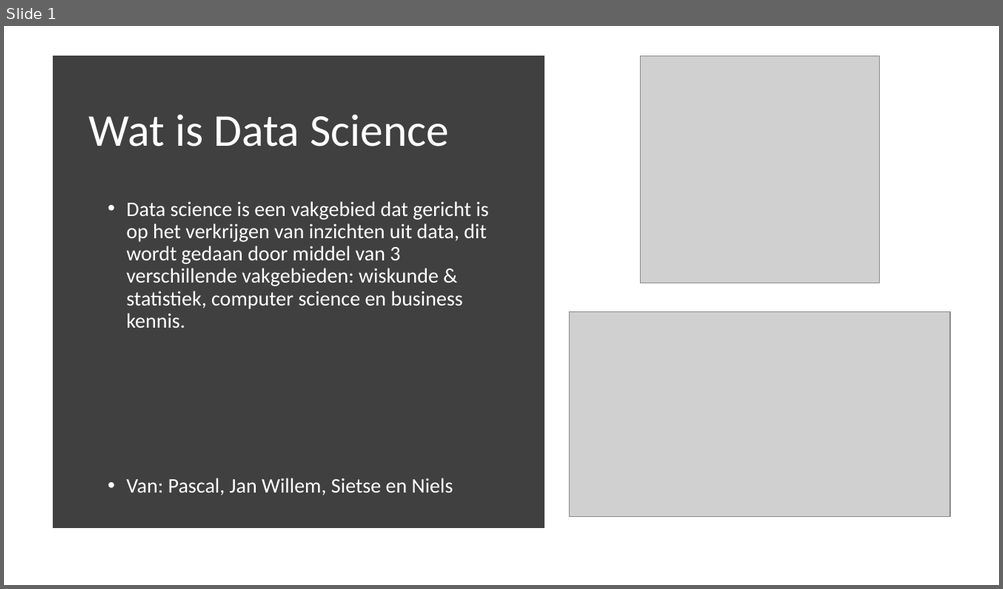
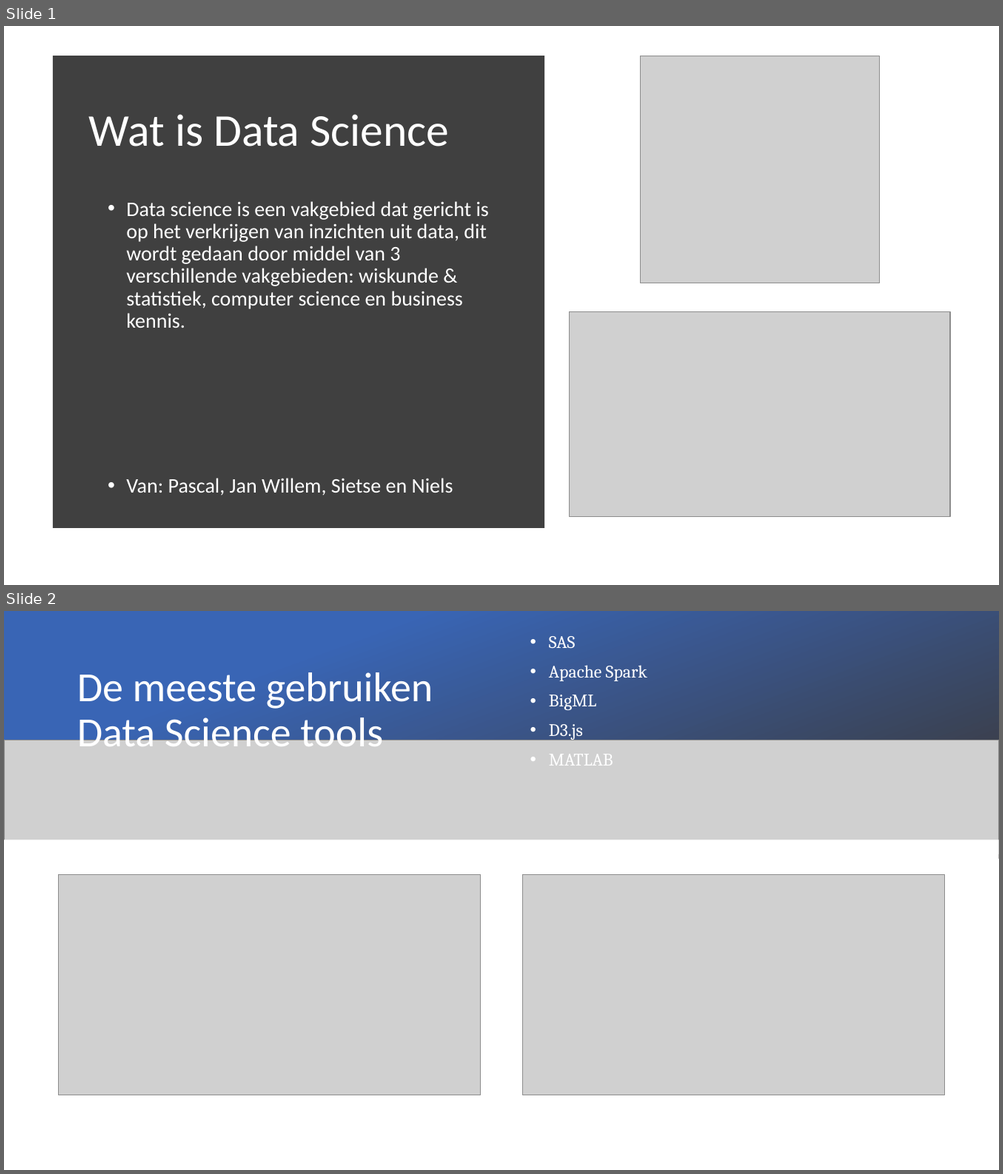
Before and after one commit to NielsKloosAvans/DataSciencePortfolio, a slide deck: Wat is Data Science.pptx. Shown one above the other, each under a label of ours: slide 1 before the commit, slides 1 and 2 after it. The pictures are 1003x589 and 1003x1174 pixels, drawn with LibreOffice and Linux fonts; fonts in the diff are those of the drawing; grey boxes stand for pictures. Boxes give left, top, right and bottom in pixels: in the first picture for what was removed or moved away, otherwise in the second. Text is boxed around its words. In the diff, an @@ line names an element or a change of style, - is before the commit and + after.

Commit message:
assignment 2 toegevoegd

```diff
--- a/Wat is Data Science.pptx
+++ b/Wat is Data Science.pptx
@@ slide 2 added at box(4, 611, 999, 1170), background #FFFFFF @@
@@ rectangle added at box(4, 611, 999, 859), fill gradient #3965B5 to #3B3838 @@
@@ text added at box(549, 636, 647, 766), 17 pt, text #FFFFFF @@
+• SAS
+• Apache Spark
+• BigML
+• D3.js
+• MATLAB
@@ title added at box(77, 672, 433, 756), 40 pt, text #FFFFFF @@
+De meeste gebruiken Data Science tools
@@ picture added at box(4, 740, 999, 854) @@
@@ rectangle added at box(4, 840, 999, 1170), fill #FFFFFF @@
@@ picture added at box(59, 875, 480, 1095) @@
@@ picture added at box(523, 875, 944, 1095) @@
```
